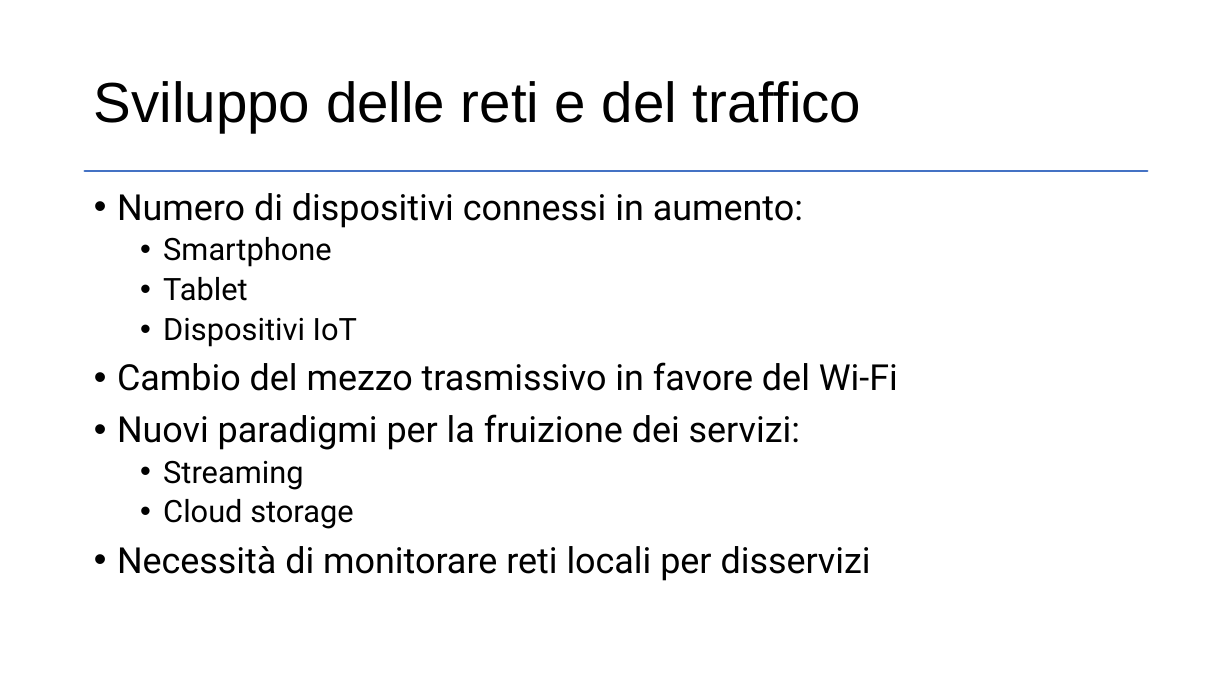
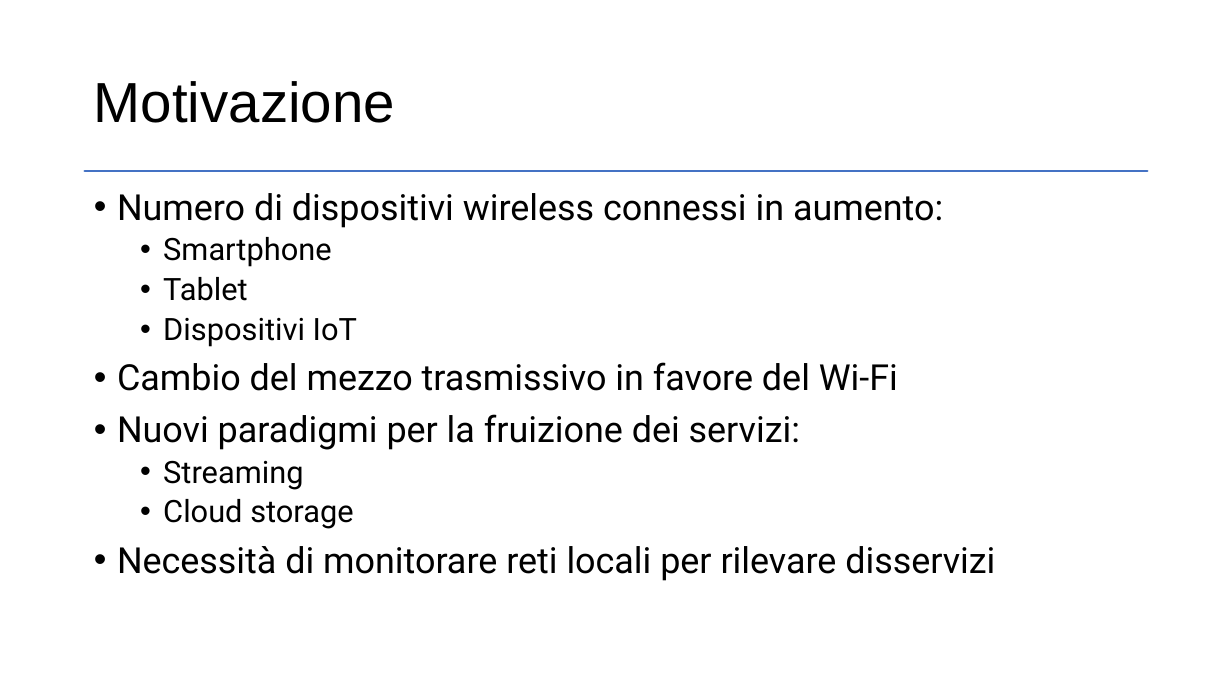
Before and after one commit to dcasenove/Tesi, a slide deck: slide 2 of Presentazione.pptx. Drawn at 1232x693 pixels with LibreOffice and Linux fonts; fonts in the diff are those of the drawing. Boxes give left, top, right and bottom in pixels: in the first picture for what was removed or moved away, otherwise in the second. Text is boxed around its words. In the diff, an @@ line names an element or a change of style, - is before the commit and + after.

```diff
--- a/Presentazione.pptx
+++ b/Presentazione.pptx
@@ title at <box>94,81,395,123</box>: text changed @@
-Sviluppo delle reti e del traffico
+Motivazione
@@ text at <box>117,193,943,228</box>: text changed @@
-• Numero di dispositivi connessi in aumento:
+• Numero di dispositivi wireless connessi in aumento:
@@ text at <box>117,546,995,581</box>: text changed @@
-• Necessità di monitorare reti locali per disservizi
+• Necessità di monitorare reti locali per rilevare disservizi
```
Also in this commit, not shown: 14 other slides changed, 1 slide added, 1 other file.
